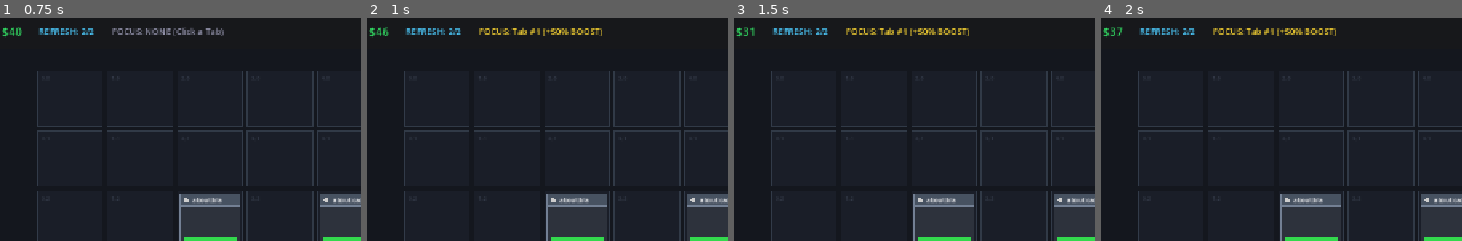
Above: before the commit, frames 1-4 (left to right).
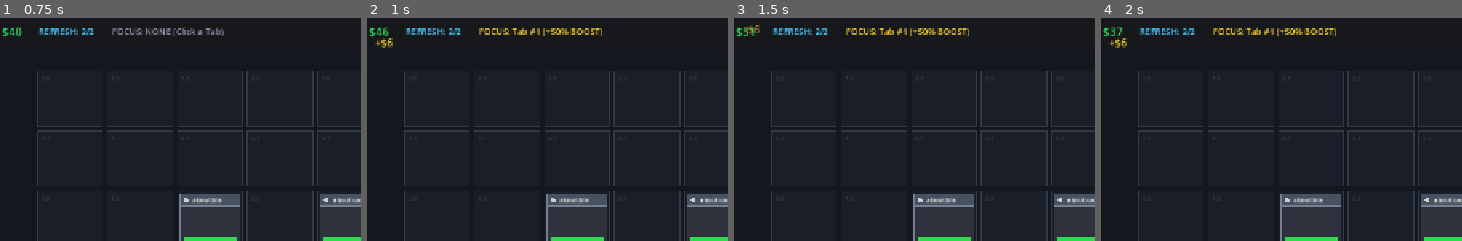
Above: after the commit, the same moments.

Repository: Amarnaath548/tab-siege
Game: Godot game, scene res://scenes/main.tscn
Two runs of this game, one before a commit and one after it. Both use one fixed random seed, a clock stepped at 60 frames per second and the inputs below.
Inputs:
- Up to frame 1 (0.75 s): click "+ BUY TOWER ($20)" at 0.5 s
- Up to frame 2 (1 s): no input
- Up to frame 3 (1.5 s): click "DIRECT CURSOR STRIKE ($15)" at 1.25 s
- Up to frame 4 (2 s): no input
The pictures show only the part of the screen within x 16-66%, y 0-50%; the shares and areas given below are measured in that part.

Frame 1 is identical in both runs. In frame 2, 0.1% of the frame differs, in the area x 2-8%, y 8-14%; in frame 3, 0.1%; in frame 4, 0.1%.

Commit message:
feat: implement core battle mechanics including TabBase, towers, HUD, and audio synth

Diff:
--- a/scenes/battle/tab/tab_base.gd
+++ b/scenes/battle/tab/tab_base.gd
@@ -52,6 +52,7 @@
 var pending_refresh_strikes: int = 0
 var refresh_strike_interval: float = 0.4
 var refresh_strike_timer: float = 0.0
+var _hit_flash_tween: Tween = null
 
 # Node references
 var grid_manager: GridManager = null
@@ -288,6 +289,9 @@
 
 	is_dragging = true
 	z_index = 20 # Render above other tabs during drag
+	var tween := create_tween()
+	tween.tween_property(self, "scale", Vector2(1.05, 1.05), 0.1).set_trans(Tween.TRANS_QUAD).set_ease(Tween.EASE_OUT)
+
 	var synth = get_node_or_null("/root/AudioSynth")
 	if synth:
 		synth.play_drag_pickup()
@@ -303,6 +307,9 @@
 	z_index = 0
 	drag_start_mouse_pos = Vector2.ZERO
 
+	var scale_tween := create_tween()
+	scale_tween.tween_property(self, "scale", Vector2.ONE, 0.15).set_trans(Tween.TRANS_QUAD).set_ease(Tween.EASE_OUT)
+
 	if grid_manager == null:
 		return
 
@@ -313,7 +320,12 @@
 	var cooldown: float = gd.get_drag_cooldown() if gd else 15.0
 
 	if grid_manager.can_relocate_tab_to(self, target_grid_pos, max_range):
+		var target_pos := grid_manager.grid_to_world_center(target_grid_pos)
+		var current_pos := position
 		grid_manager.relocate_tab(self, target_grid_pos, max_range)
+		position = current_pos
+		var pos_tween := create_tween()
+		pos_tween.tween_property(self, "position", target_pos, 0.2).set_trans(Tween.TRANS_BACK).set_ease(Tween.EASE_OUT)
 		# Trigger 3-second inert downtime and 15-second cooldown
 		inert_timer = 3.0
 		drag_cooldown_timer = cooldown
@@ -322,7 +334,9 @@
 			synth.play_drag_drop()
 	else:
 		# Snap back to original tile
-		position = grid_manager.grid_to_world_center(original_grid_pos)
+		var return_pos := grid_manager.grid_to_world_center(original_grid_pos)
+		var pos_tween := create_tween()
+		pos_tween.tween_property(self, "position", return_pos, 0.25).set_trans(Tween.TRANS_QUAD).set_ease(Tween.EASE_OUT)
 
 	queue_redraw()
 
@@ -360,6 +374,7 @@
 				break
 		grid_manager.unregister_tab(self)
 
+	_spawn_death_particles()
 	tab_sacrificed.emit(self)
 	queue_free()
 
@@ -381,11 +396,59 @@
 	if enemy_capture_pause_timer > 0.0 and attacker_faction != "player":
 		return
 
+	# Tab hit flash (white for 0.1s) using Tween
+	if _hit_flash_tween and _hit_flash_tween.is_valid():
+		_hit_flash_tween.kill()
+	_hit_flash_tween = create_tween()
+	_hit_flash_tween.tween_property(self, "modulate", Color.WHITE, 0.1).from(Color(8.0, 8.0, 8.0, 1.0))
+
 	current_hp = maxf(0.0, current_hp - amount)
 	queue_redraw()
 
 	if current_hp <= 0.0:
+		_on_tab_death()
 		_on_captured(attacker_faction)
+
+func _on_tab_death() -> void:
+	_screen_shake()
+	_spawn_death_particles()
+	var synth = get_node_or_null("/root/AudioSynth")
+	if synth and synth.has_method("play_tab_destroyed"):
+		synth.play_tab_destroyed()
+
+func _screen_shake() -> void:
+	var cam := get_viewport().get_camera_2d()
+	var target_obj: Object = cam if cam != null else get_tree().current_scene
+	if target_obj == null:
+		return
+	var prop: String = "offset" if cam != null else "position"
+	var orig: Vector2 = target_obj.get(prop)
+	var shake_tween := create_tween()
+	shake_tween.tween_property(target_obj, prop, orig + Vector2(randf_range(-5, 5), randf_range(-5, 5)), 0.03)
+	shake_tween.tween_property(target_obj, prop, orig + Vector2(randf_range(-3, 3), randf_range(-3, 3)), 0.03)
+	shake_tween.tween_property(target_obj, prop, orig + Vector2(randf_range(-2, 2), randf_range(-2, 2)), 0.03)
+	shake_tween.tween_property(target_obj, prop, orig, 0.04)
+
+func _spawn_death_particles() -> void:
+	var particles := CPUParticles2D.new()
+	particles.emitting = false
+	particles.one_shot = true
+	particles.explosiveness = 1.0
+	particles.lifetime = 0.45
+	particles.amount = 24
+	particles.spread = 180.0
+	particles.gravity = Vector2.ZERO
+	particles.initial_velocity_min = 60.0
+	particles.initial_velocity_max = 140.0
+	particles.scale_amount_min = 2.0
+	particles.scale_amount_max = 4.5
+	particles.color = Color(1.0, 0.4, 0.3) if is_rival() else Color(0.3, 0.8, 1.0)
+	particles.global_position = global_position
+	var parent_node := get_parent() if get_parent() else get_tree().current_scene
+	if parent_node:
+		parent_node.add_child(particles)
+		particles.emitting = true
+		get_tree().create_timer(particles.lifetime + 0.1).timeout.connect(particles.queue_free)
 
 func _on_captured(by_faction: String) -> void:
 	current_hp = max_hp
--- a/scenes/battle/tower/projectile.gd
+++ b/scenes/battle/tower/projectile.gd
@@ -11,6 +11,9 @@
 
 func _ready() -> void:
 	queue_redraw()
+	var synth = get_node_or_null("/root/AudioSynth")
+	if synth and synth.has_method("play_shoot"):
+		synth.play_shoot()
 
 func init_projectile(from_pos: Vector2, target: Node, dmg: float, p_faction: String) -> void:
 	position = from_pos
@@ -37,6 +40,9 @@
 func _hit_target() -> void:
 	if is_instance_valid(target_node) and target_node.has_method("take_damage"):
 		target_node.take_damage(damage, faction)
+	var synth = get_node_or_null("/root/AudioSynth")
+	if synth and synth.has_method("play_hit"):
+		synth.play_hit()
 	queue_free()
 
 func _draw() -> void:
--- a/scenes/battle/ui/battle_hud.gd
+++ b/scenes/battle/ui/battle_hud.gd
@@ -55,10 +55,30 @@
 	else:
 		timer_label.add_theme_color_override("font_color", Color.WHITE)
 
+var _prev_coins: int = -1
+
 func _on_coins_changed(new_amount: int) -> void:
+	if _prev_coins >= 0 and new_amount > _prev_coins:
+		_show_floating_coins(new_amount - _prev_coins)
+	_prev_coins = new_amount
 	coins_label.text = "$%d" % new_amount
 	buy_tower_btn.disabled = new_amount < 20
 	strike_btn.disabled = new_amount < 15
+
+func _show_floating_coins(amount: int) -> void:
+	var label := Label.new()
+	label.text = "+$%d" % amount
+	label.add_theme_color_override("font_color", Color(1.0, 0.85, 0.2))
+	label.add_theme_font_size_override("font_size", 16)
+	label.position = coins_label.global_position + Vector2(10, 20)
+	label.z_index = 100
+	add_child(label)
+
+	var tween := create_tween()
+	tween.set_parallel(true)
+	tween.tween_property(label, "position:y", label.position.y - 25.0, 0.8).set_trans(Tween.TRANS_QUAD).set_ease(Tween.EASE_OUT)
+	tween.tween_property(label, "modulate:a", 0.0, 0.8).set_trans(Tween.TRANS_QUAD).set_ease(Tween.EASE_IN)
+	tween.chain().tween_callback(label.queue_free)
 
 func _on_refresh_charges_changed(remaining: int, max_c: int) -> void:
 	refresh_label.text = "REFRESH: %d/%d" % [remaining, max_c]
@@ -83,7 +103,10 @@
 
 func _on_match_ended(victory: bool, reason: String) -> void:
 	end_modal.visible = true
+	var synth = get_node_or_null("/root/AudioSynth")
 	if victory:
+		if synth and synth.has_method("play_victory"):
+			synth.play_victory()
 		result_title.text = "VICTORY! TAB BAR TRIANGULATED"
 		result_title.add_theme_color_override("font_color", Color(0.2, 0.9, 0.4))
 		result_desc.text = reason
@@ -93,6 +116,8 @@
 			pins_earned = 3
 		pins_earned_label.text = "+%d PINS EARNED!" % pins_earned
 	else:
+		if synth and synth.has_method("play_defeat"):
+			synth.play_defeat()
 		result_title.text = "DEFEAT"
 		result_title.add_theme_color_override("font_color", Color(0.9, 0.3, 0.3))
 		result_desc.text = reason
--- a/scripts/audio_synth.gd
+++ b/scripts/audio_synth.gd
@@ -72,7 +72,19 @@
 func play_merge() -> void:
 	_play_sound("merge", 1.2, -4.0)
 
+func play_shoot() -> void:
+	_play_sound("shoot", randf_range(0.95, 1.05), -6.0)
+
+func play_hit() -> void:
+	_play_sound("hit", randf_range(0.9, 1.1), -5.0)
+
+func play_tab_destroyed() -> void:
+	_play_sound("tab_destroyed", 1.0, -2.0)
+
 func _generate_all_sounds() -> void:
+	_sounds["shoot"] = _generate_tone(0.06, 900.0, 300.0, "square", 0.25)
+	_sounds["hit"] = _generate_tone(0.05, 520.0, 140.0, "triangle", 0.45)
+	_sounds["tab_destroyed"] = _generate_arpeggio([380.0, 280.0, 190.0, 95.0], 0.08, "sawtooth", 0.6)
 	_sounds["click"] = _generate_tone(0.04, 880.0, 440.0, "square", 0.3)
 	_sounds["pickup"] = _generate_tone(0.06, 300.0, 600.0, "sine", 0.4)
 	_sounds["drop"] = _generate_tone(0.08, 500.0, 200.0, "sine", 0.5)
